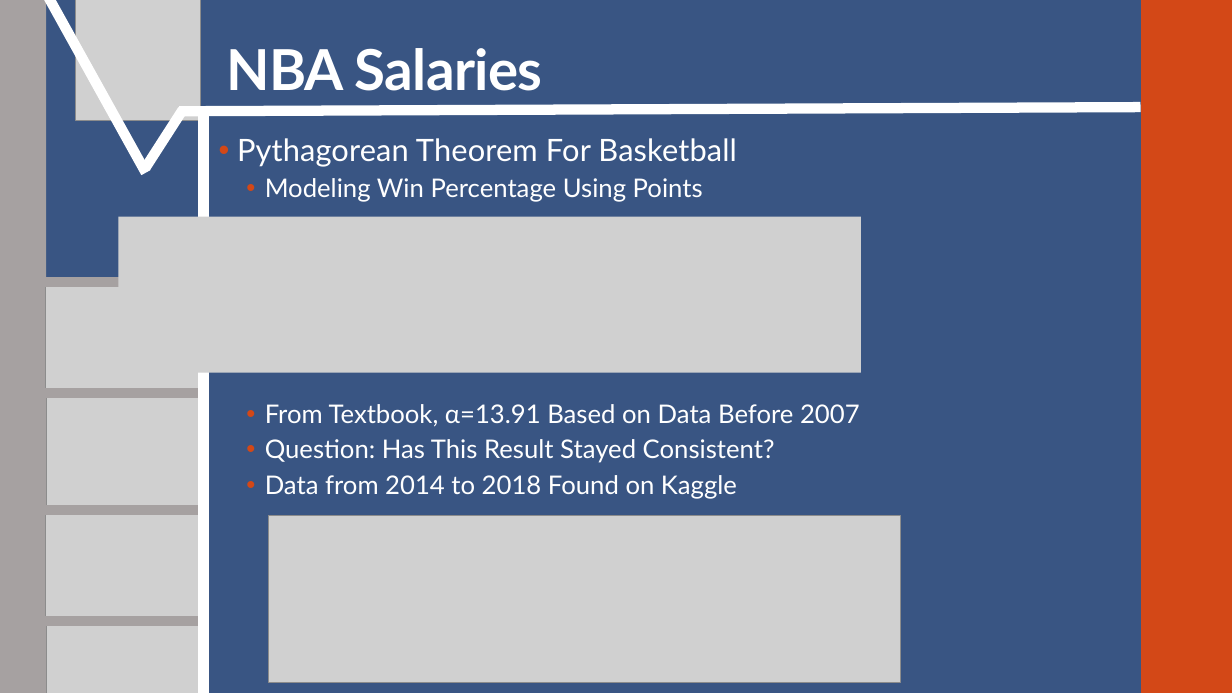
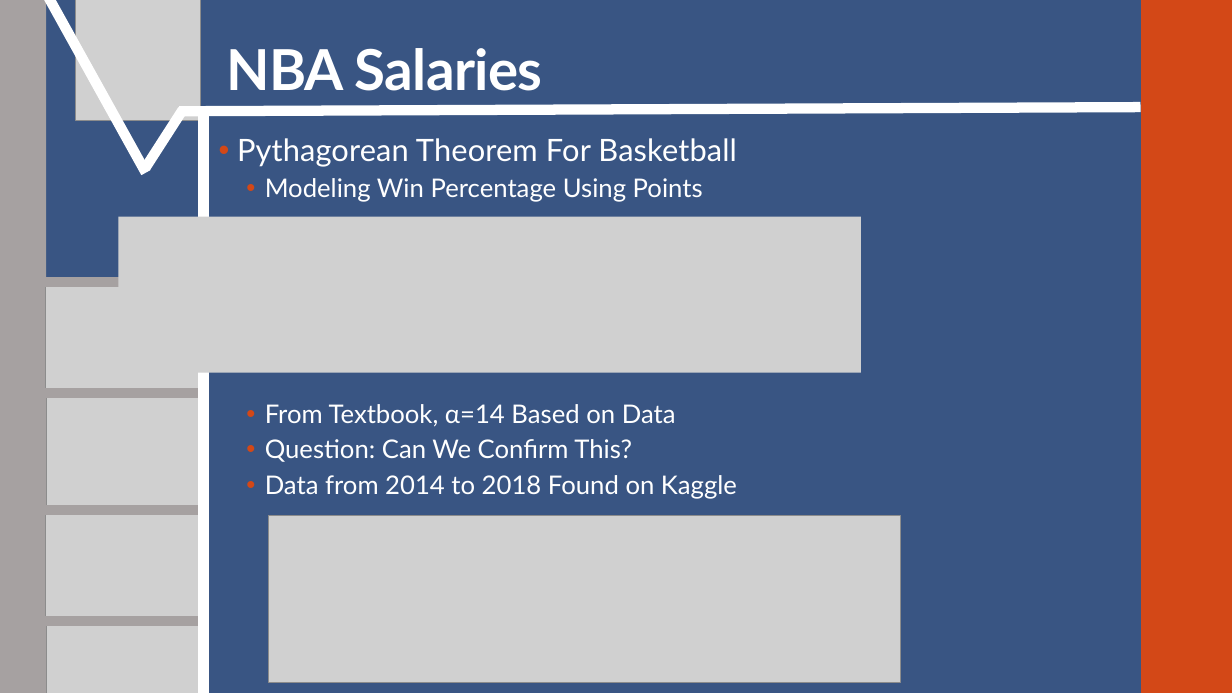
Before and after one commit to SuperMarioGiacomazzo/STOR538_WEBSITE, a slide deck: slide 9 of Slides/Basketball 4/Basketball_4_Lecture.pptx (slide 5 before the commit). Drawn at 1232x693 pixels with LibreOffice and Linux fonts; fonts in the diff are those of the drawing; grey boxes stand for pictures. Boxes give left, top, right and bottom in pixels: in the first picture for what was removed or moved away, otherwise in the second. Text is boxed around its words. In the diff, an @@ line names an element or a change of style, - is before the commit and + after.

```diff
--- a/Slides/Basketball 4/Basketball_4_Lecture.pptx
+++ b/Slides/Basketball 4/Basketball_4_Lecture.pptx
@@ text at (265,404,676,462): text changed @@
-  • From Textbook, α=13.91 Based on Data Before 2007
-  • Question: Has This Result Stayed Consistent?
+  • From Textbook, α=14 Based on Data
+  • Question: Can We Confirm This?
```
Also in this commit, not shown: 6 other slides changed, 5 slides added, 5 slides removed, 5 other files.
